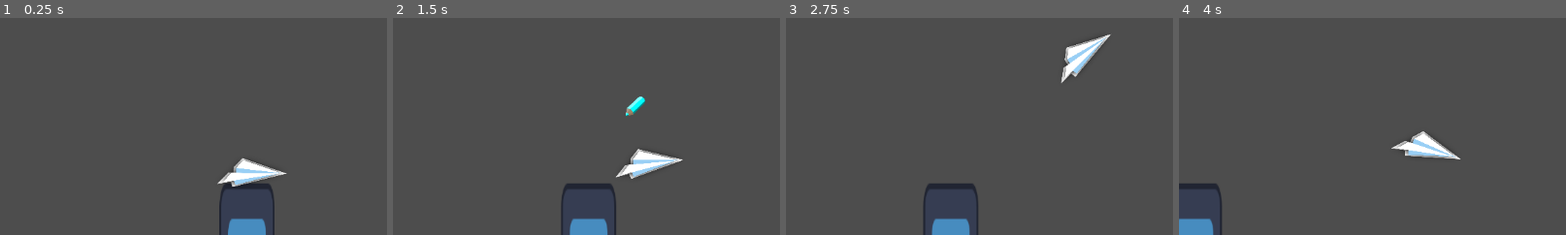
Above: before the commit, frames 1-4 (left to right).
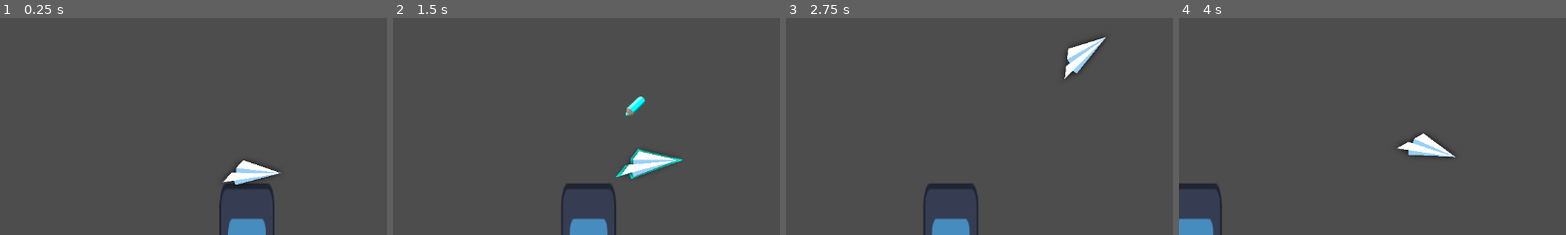
Above: after the commit, the same moments.

Repository: STUDIO-SINOKAYO/planegame
Game: Godot game, scene res://Scenes/level.tscn
Same seed, same stepped clock (60 frames per second), same inputs: the game is played once before the commit and once after it. The engine's default icon, where the game draws it, is replaced by a stand-in: a white triangle on a blue panel in a dark square.
Inputs (mouse positions are % of the whole screen's width and height, from its top left):
- Up to frame 1 (0.25 s): no input
- Up to frame 2 (1.5 s): tap Enter (ui_accept) at 0.5, 0.77 s; move the mouse to (32, 67) at 0.52 s; right-click (32, 67) at 0.6 s; click (32, 67) at 0.67 s; move the mouse to (30, 55) at 1.27 s; right-click (30, 55) at 1.35 s; click (30, 55) at 1.42 s
- Up to frame 3 (2.75 s): tap Enter (ui_accept) at 1.52 s; move the mouse to (60, 28) at 2.02 s; right-click (60, 28) at 2.1 s; click (60, 28) at 2.17 s
- Up to frame 4 (4 s): move the mouse to (45, 70) at 2.77 s; right-click (45, 70) at 2.85 s; click (45, 70) at 2.92 s; tap Enter (ui_accept) at 3.02, 3.77 s; move the mouse to (80, 65) at 3.52 s; right-click (80, 65) at 3.6 s; click (80, 65) at 3.67 s
The pictures show only the part of the screen within x 0-50%, y 33-82%; the shares and areas given below are measured in that part.

The runs differ from the first frame. In frame 1, 0.4% of the frame differs, in the area x 56-75%, y 64-78%; in frame 2, 0.4%, in the area x 57-75%, y 60-75%; in frame 3, 0.4%; in frame 4, 0.4%.

Commit message:
Fully polished airplane movement

Diff:
--- a/Scenes/level.tscn
+++ b/Scenes/level.tscn
@@ -8,6 +8,7 @@
 [ext_resource type="Texture2D" uid="uid://doxgbjthq1fb8" path="res://Assets/Sprites/cloud1.png" id="5_luodc"]
 [ext_resource type="Texture2D" uid="uid://b8sisa5va837" path="res://Assets/Sprites/WHITEPLANE.png" id="5_s14gf"]
 [ext_resource type="Texture2D" uid="uid://c2ma8uiowqrt3" path="res://Assets/Sprites/cloud2.png" id="6_1cgv8"]
+[ext_resource type="Script" uid="uid://cl5cum6g2vt13" path="res://Scripts/Highlight.gd" id="6_cpxpw"]
 [ext_resource type="Texture2D" uid="uid://bcqnc3csg7q4e" path="res://Assets/Sprites/land2.png" id="7_ais7f"]
 [ext_resource type="Texture2D" uid="uid://b1mar0ene2plg" path="res://Assets/Sprites/land4.png" id="8_re0q2"]
 [ext_resource type="Texture2D" uid="uid://bo1gns3t6l0v" path="res://Assets/Sprites/land1.png" id="9_fq0f7"]
@@ -654,10 +655,12 @@
 region_rect = Rect2(0, 0, 1170, 980)
 
 [node name="Sprite2D2" type="Sprite2D" parent="Plane"]
+modulate = Color(0, 1, 0.9, 1)
 position = Vector2(4.099, -0.573)
 rotation = -0.218166
 scale = Vector2(0.445, 0.284)
 texture = ExtResource("5_s14gf")
+script = ExtResource("6_cpxpw")
 
 [node name="CollisionShape2D" type="CollisionShape2D" parent="Plane"]
 position = Vector2(0, 1)
@@ -1269,6 +1272,7 @@
 script = ExtResource("44_gx30c")
 
 [node name="PenSprite" type="Sprite2D" parent="Cursor"]
+z_index = 10
 position = Vector2(18, -18)
 scale = Vector2(0.27, 0.27)
 texture = ExtResource("45_jmchl")
--- a/Scripts/Highlight.gd
+++ b/Scripts/Highlight.gd
@@ -1,11 +1,44 @@
 extends Sprite2D
 
+@onready var plane: CharacterBody2D = get_node("../Plane")  # Adjust path as needed
+
+var target_scale: Vector2 = Vector2(0.445, 0.284)
+var hidden_scale: Vector2 = Vector2(0.2, 0.1)
+var is_scaling_down: bool = false
 
 # Called when the node enters the scene tree for the first time.
 func _ready() -> void:
-	pass # Replace with function body.
-
+	# Set initial state
+	update_highlight_state()
 
 # Called every frame. 'delta' is the elapsed time since the previous frame.
-func _process(delta: float) -> void:
-	pass
+func _process(_delta: float) -> void:
+	update_highlight_state()
+
+func update_highlight_state():
+	# Check if mouse is not in radius or plane is dead
+	var is_plane_dead = plane and plane.dead if plane else false
+
+	if is_plane_dead:
+		# Plane is dead - immediately go invisible
+		visible = false
+		scale = hidden_scale
+		is_scaling_down = false
+	elif not Global.MouseEnteredRadius and not Global.IsDrawing:
+		# Mouse not in radius AND not drawing - scale down first, then go invisible
+		if not is_scaling_down:
+			# Start scaling down
+			is_scaling_down = true
+			visible = true  # Keep visible while scaling
+
+		# Scale down towards hidden scale
+		scale = scale.lerp(hidden_scale, 0.1)
+
+		# Check if we're close enough to the target to hide
+		if scale.distance_to(hidden_scale) < 0.01:
+			visible = false
+	else:
+		# Mouse is in radius OR currently drawing - show and scale up
+		visible = true
+		is_scaling_down = false
+		scale = scale.lerp(target_scale, 0.1)
Not shown: 1 places in Scenes/level.tscn that only renumber resources
